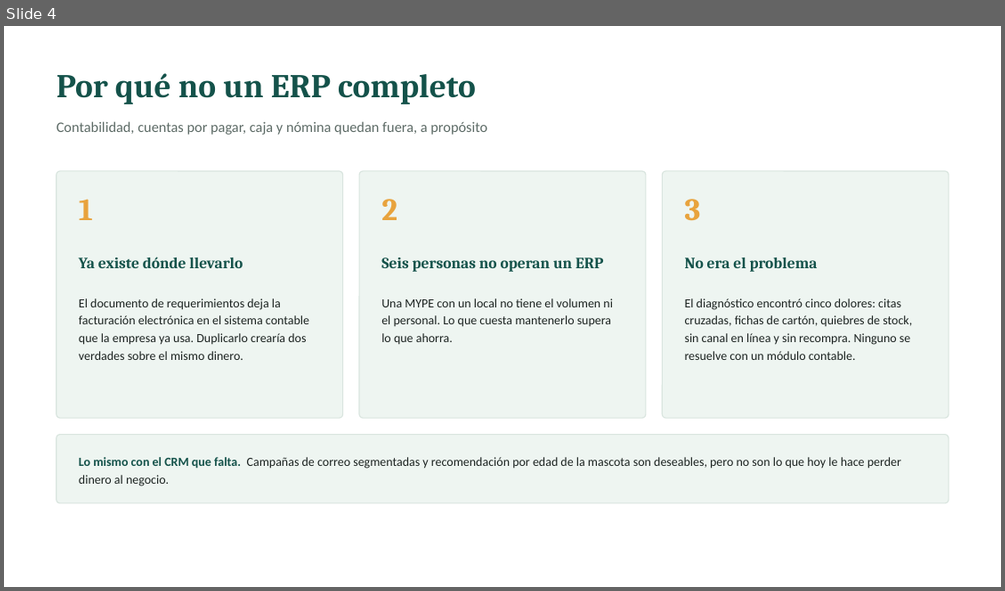
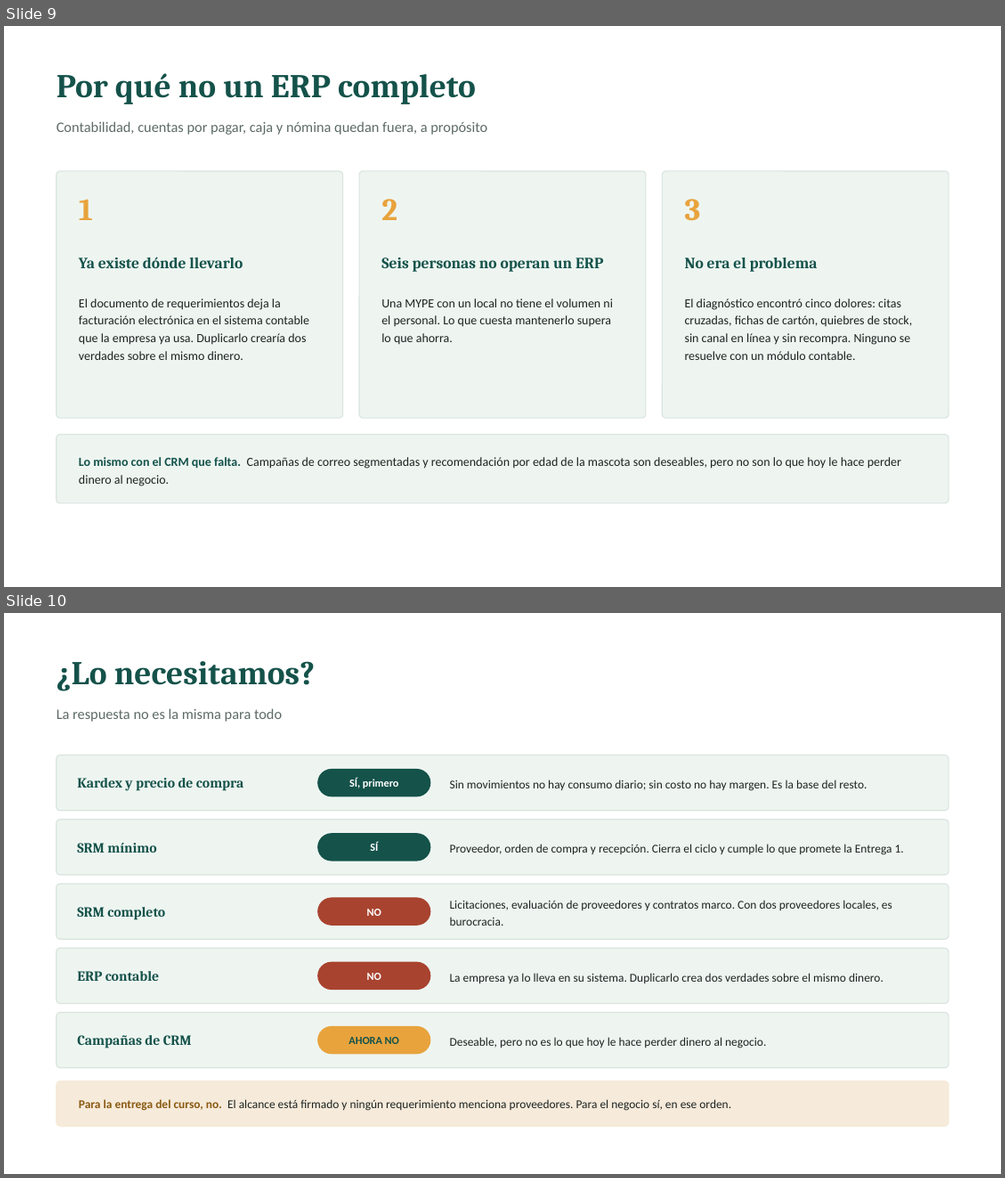
Before and after one commit to BrahamsCode/VetPetSurco, a slide deck: docs/presentacion/Pilares_CRM_ERP_SRM.pptx. Shown one above the other, each under a label of ours: slide 4 before the commit, slides 9 and 10 after it. The pictures are 1005x591 and 1005x1178 pixels, drawn with LibreOffice and Linux fonts; fonts in the diff are those of the drawing. Boxes give left, top, right and bottom in pixels: in the first picture for what was removed or moved away, otherwise in the second. Text is boxed around its words. In the diff, an @@ line names an element or a change of style, - is before the commit and + after.

```diff
--- a/docs/presentacion/Pilares_CRM_ERP_SRM.pptx
+++ b/docs/presentacion/Pilares_CRM_ERP_SRM.pptx
@@ slide 10 added at [4,613,1001,1174], background #FFFFFF @@
@@ text added at [57,661,315,691], 32 pt, text #14524A, bold @@
+¿Lo necesitamos?
@@ text added at [57,708,282,722], 14 pt, text #5D6B66 @@
+La respuesta no es la misma para todo
@@ rounded rectangle added at [57,755,948,811], fill #EEF5F1, outline #D9E5DF 1 pt @@
@@ rounded rectangle added at [318,770,430,796], fill #14524A, outline #14524A 1 pt @@
@@ text added at [77,778,243,791], 13.5 pt, text #14524A, bold @@
+Kardex y precio de compra
@@ text added at [349,778,399,788], 10.5 pt, text #FFFFFF, bold @@
+SÍ, primero
@@ text added at [450,779,866,791], 11.5 pt, text #1C2321 @@
+Sin movimientos no hay consumo diario; sin costo no hay margen. Es la base del resto.
@@ rounded rectangle added at [57,819,948,875], fill #EEF5F1, outline #D9E5DF 1 pt @@
@@ text added at [77,843,156,852], 13.5 pt, text #14524A, bold @@
+SRM mínimo
@@ rounded rectangle added at [318,834,430,860], fill #14524A, outline #14524A 1 pt @@
@@ text added at [370,842,378,851], 10.5 pt, text #FFFFFF, bold @@
+SÍ
@@ text added at [450,844,904,855], 11.5 pt, text #1C2321 @@
+Proveedor, orden de compra y recepción. Cierra el ciclo y cumple lo que promete la Entrega 1.
@@ rounded rectangle added at [57,884,948,939], fill #EEF5F1, outline #D9E5DF 1 pt @@
@@ rounded rectangle added at [318,898,430,925], fill #A8432F, outline #A8432F 1 pt @@
@@ text added at [450,900,892,925], 11.5 pt, text #1C2321 @@
+Licitaciones, evaluación de proveedores y contratos marco. Con dos proveedores locales, es burocracia.
@@ text added at [77,907,165,920], 13.5 pt, text #14524A, bold @@
+SRM completo
@@ text added at [367,908,381,916], 10.5 pt, text #FFFFFF, bold @@
+NO
@@ rounded rectangle added at [57,948,948,1004], fill #EEF5F1, outline #D9E5DF 1 pt @@
@@ text added at [77,971,160,981], 13.5 pt, text #14524A, bold @@
+ERP contable
@@ rounded rectangle added at [318,962,430,989], fill #A8432F, outline #A8432F 1 pt @@
@@ text added at [367,973,381,980], 10.5 pt, text #FFFFFF, bold @@
+NO
@@ text added at [450,973,883,983], 11.5 pt, text #1C2321 @@
+La empresa ya lo lleva en su sistema. Duplicarlo crea dos verdades sobre el mismo dinero.
@@ rounded rectangle added at [57,1013,948,1068], fill #EEF5F1, outline #D9E5DF 1 pt @@
@@ text added at [77,1035,192,1048], 13.5 pt, text #14524A, bold @@
+Campañas de CRM
@@ rounded rectangle added at [318,1027,430,1054], fill #E8A33D, outline #E8A33D 1 pt @@
@@ text added at [348,1037,399,1044], 10.5 pt, text #14524A, bold @@
+AHORA NO
@@ text added at [450,1037,766,1048], 11.5 pt, text #1C2321 @@
+Deseable, pero no es lo que hoy le hace perder dinero al negocio.
@@ rounded rectangle added at [57,1081,948,1126], fill #F6EADA, outline #F6EADA 1 pt @@
@@ text added at [79,1099,731,1111], 11.5 pt, text #1C2321 @@
+Para la entrega del curso, no. El alcance está firmado y ningún requerimiento menciona proveedores. Para el negocio sí, en ese orden.
@@ what was slide 4 is now slide 9 @@
```
Also in this commit, not shown: 5 other slides added, 2 other files.
